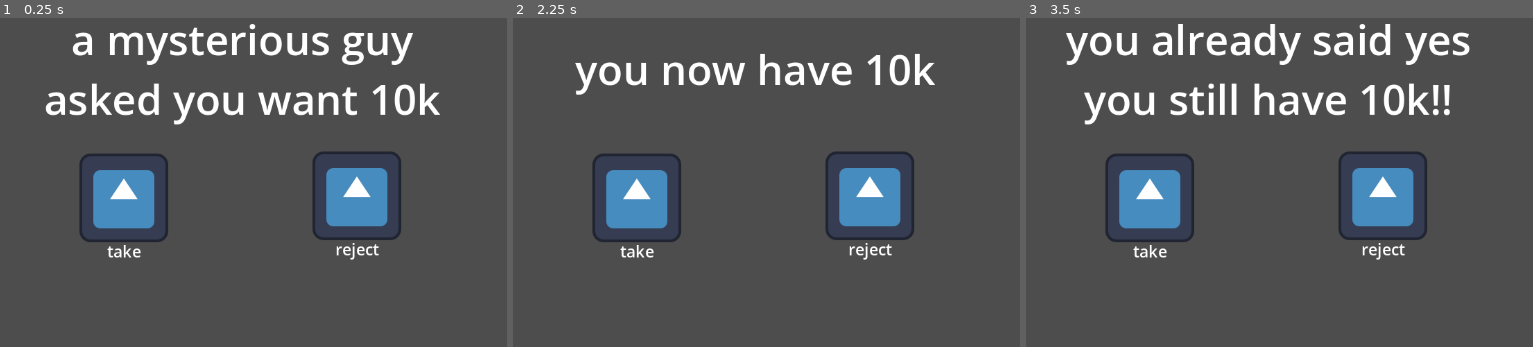
Above: before the commit, frames 1-3 (left to right).
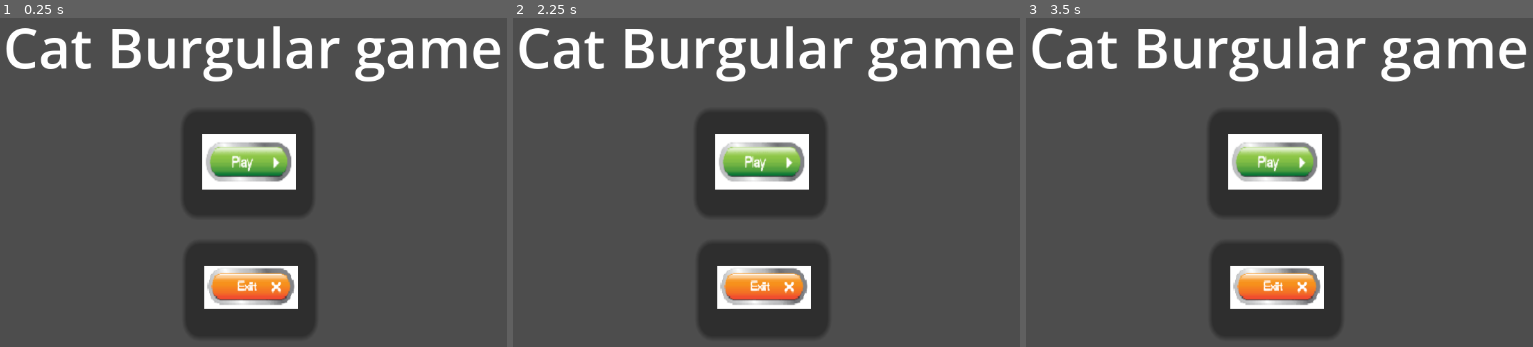
Above: after the commit, the same moments.

Repository: DagerDev/game-jamm
Game: Godot game, scene res://Game_screen.tscn
Same seed, same stepped clock (60 frames per second), same inputs: the game is played once before the commit and once after it. Before the commit the project starts from res://main.tscn. The engine's default icon, where the game draws it, is replaced by a stand-in: a white triangle on a blue panel in a dark square.
Inputs (mouse positions are in pixels of both pictures, inside the frame that each line leads up to):
- Up to frame 1 (0.25 s): no input
- Up to frame 2 (2.25 s): click (761, 162) at 0.52 s; click (761, 291) at 1.27 s; click (634, 208) at 2 s, where only the run before the commit has a clickable "take"
- Up to frame 3 (3.5 s): click (1380, 205) at 2.75 s, where only the run before the commit has a clickable "reject"

The runs differ from the first frame. In frame 1, 29% of the frame differs, in the area x 1-99%, y 1-97%; in frame 2, 27%; in frame 3, 29%.

Commit message:
Intro added (saying introductions and asking the question)
BUT... someone has to make the buttons click to another scene

Diff:
--- /dev/null
+++ b/Game_screen.tscn
@@ -0,0 +1,34 @@
+[gd_scene format=3 uid="uid://3wh07r6dgcly"]
+
+[ext_resource type="Texture2D" uid="uid://casa84645p3gs" path="res://Play.png" id="2_u7bfr"]
+[ext_resource type="Texture2D" uid="uid://ck3g7onkbn2r5" path="res://Exit.png" id="3_81tun"]
+
+[node name="Node2D" type="Node2D" unique_id=691633537]
+
+[node name="MenuButton" type="Button" parent="." unique_id=343070788]
+offset_left = 437.0
+offset_top = 238.00002
+offset_right = 463.5828
+offset_bottom = 255.54353
+scale = Vector2(7.147483, 8.835168)
+icon = ExtResource("2_u7bfr")
+expand_icon = true
+
+[node name="MenuButton2" type="Button" parent="." unique_id=1373206695]
+offset_left = 440.00003
+offset_top = 428.0
+offset_right = 466.72272
+offset_bottom = 443.84576
+scale = Vector2(7.147483, 8.835168)
+icon = ExtResource("3_81tun")
+expand_icon = true
+
+[node name="Label" type="Label" parent="." unique_id=2070156317]
+offset_left = 179.0
+offset_top = 92.0
+offset_right = 955.0
+offset_bottom = 181.0
+theme_override_font_sizes/font_size = 80
+text = "Cat Burgular game"
+vertical_alignment = 1
+autowrap_mode = 3
--- a/label.gd
+++ b/label.gd
@@ -1,9 +1,15 @@
 extends Node2D
 
+@onready var changingLabel = $Scene_Text
+@onready var changingbutton = $Choice
+@onready var changingbutton1 = $Choice2
 @export var L : Label
-
 var hasPicked : bool = false
 var choice := 0
+
+#introduction
+var So_text_changing: = "So..."
+var intro_text: = "a mysterious guy asked you want 10k would you take it or pass it?"
 
 #results
 var rChoice1 := "you now have 10k"
@@ -13,6 +19,22 @@
 var r2Choice1 := "you already said yes you still have 10k!!"
 var r2Choice2 := "you already choosed you cant change it"
 
+#The scene for the text
+func Scene1():
+	changingbutton.hide()
+	changingbutton1.hide()
+	await get_tree().create_timer(2).timeout
+	changingLabel.text = So_text_changing
+	await get_tree().create_timer(2).timeout
+	changingLabel.text = intro_text
+	changingbutton.show()
+	changingbutton1.show()
+
+#when the game opens... it directs this cutscene
+func _ready():
+	Scene1()
+
+#the update Function
 func update():
 	if hasPicked:
 		if choice == 1:
--- a/main.tscn
+++ b/main.tscn
@@ -5,15 +5,15 @@
 
 [node name="Node2D" type="Node2D" unique_id=1503019708 node_paths=PackedStringArray("L")]
 script = ExtResource("1_0xm2m")
-L = NodePath("1")
+L = NodePath("Scene_Text")
 
-[node name="1" type="Label" parent="." unique_id=871573298]
+[node name="Scene_Text" type="Label" parent="." unique_id=871573298]
 offset_left = 177.0
 offset_top = 70.0
 offset_right = 871.0
-offset_bottom = 288.0
+offset_bottom = 153.0
 theme_override_font_sizes/font_size = 60
-text = "a mysterious guy asked you want 10k"
+text = "Hello!"
 horizontal_alignment = 1
 vertical_alignment = 1
 autowrap_mode = 3
--- a/project.godot
+++ b/project.godot
@@ -11,9 +11,13 @@
 [application]
 
 config/name="Cat burgler game"
-run/main_scene="res://main.tscn"
+run/main_scene="uid://3wh07r6dgcly"
 config/features=PackedStringArray("4.6", "GL Compatibility")
 config/icon="res://icon.svg"
+
+[display]
+
+window/main_scene="res://main.tscn"
 
 [physics]
 
Binary file added: Exit.png
Not shown, added: Exit.png.import
Binary file added: Play.png
Not shown, added: Play.png.import
